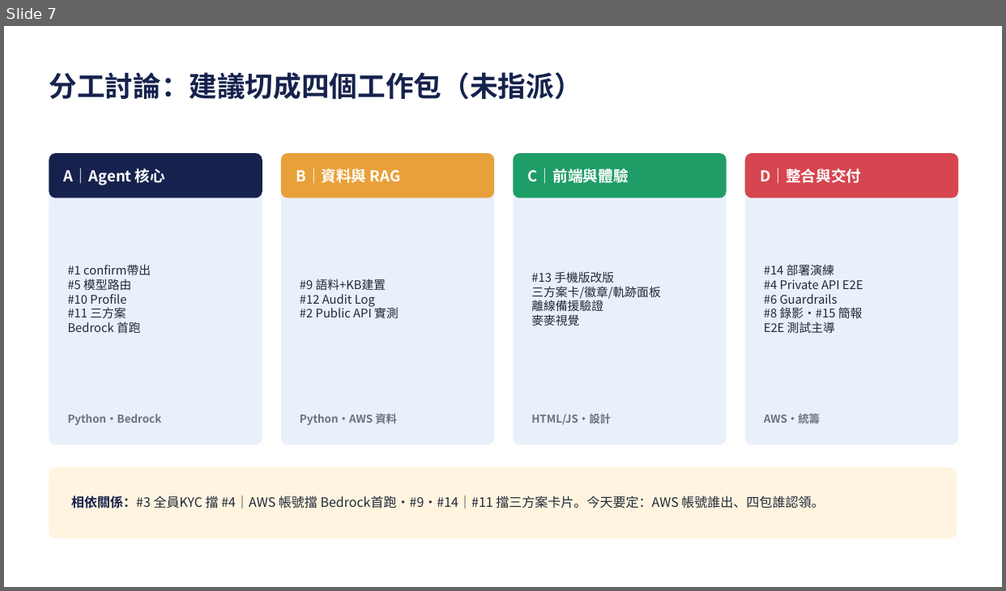
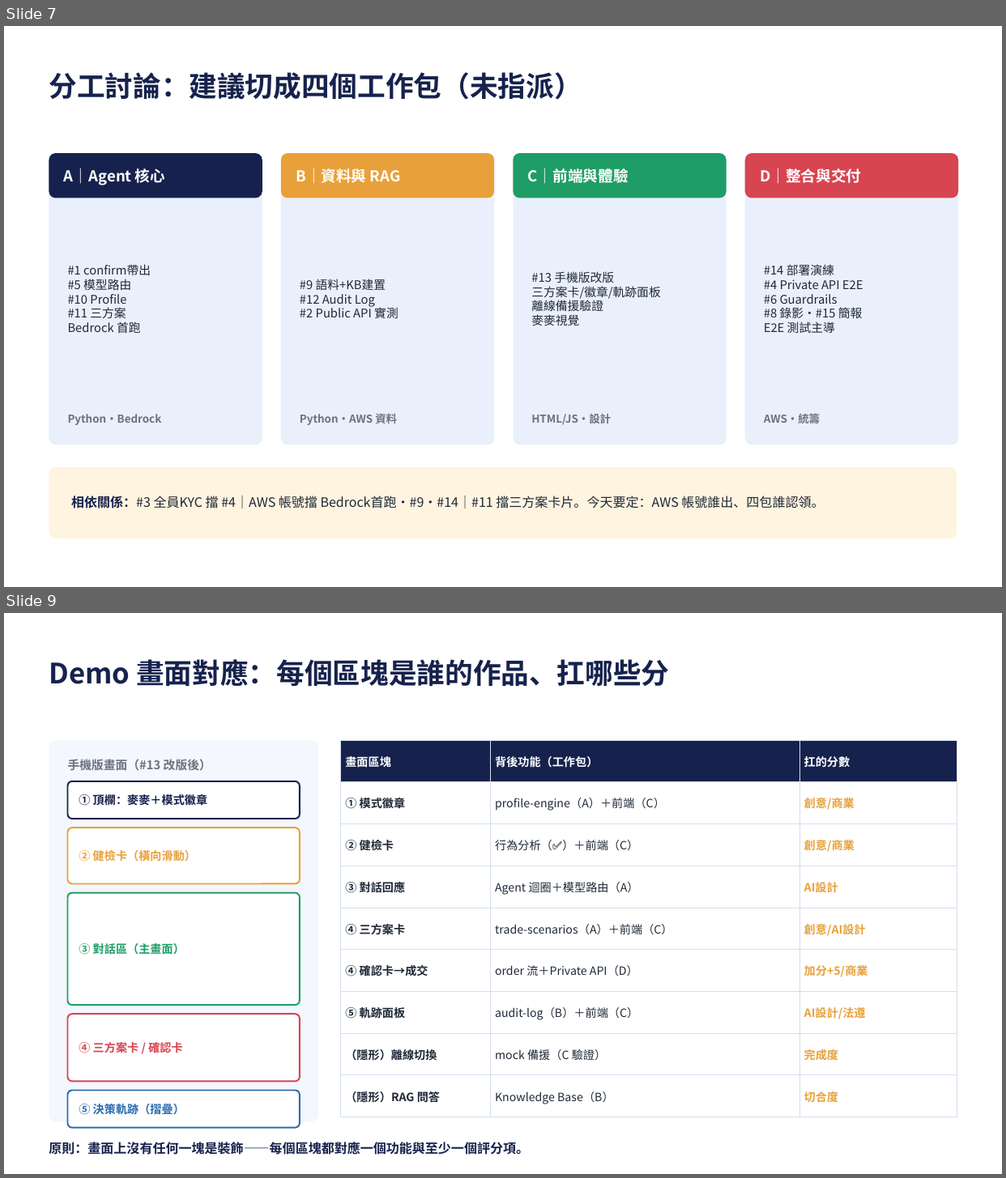
Before and after one commit to giont565/MaiMate, a slide deck: docs/工作項目狀態.pptx. Shown one above the other, each under a label of ours: slide 7 before the commit, slides 7 and 9 after it; the slides between them are not shown. The pictures are 1006x591 and 1006x1178 pixels, drawn with LibreOffice and Linux fonts; fonts in the diff are those of the drawing. Boxes give left, top, right and bottom in pixels: in the first picture for what was removed or moved away, otherwise in the second. Text is boxed around its words. In the diff, an @@ line names an element or a change of style, - is before the commit and + after.

```diff
--- a/docs/工作項目狀態.pptx
+++ b/docs/工作項目狀態.pptx
@@ slide 9 added at [4,613,1002,1174], background #FFFFFF @@
@@ text added at [49,659,669,686], 27 pt, text #16224D, bold @@
+Demo 畫面對應：每個區塊是誰的作品、扛哪些分
@@ rounded rectangle added at [49,740,318,1122], fill #F4F7FD @@
@@ table added at [341,740,957,1108], 9 rows, 3 columns @@
+畫面區塊 | 背後功能（工作包） | 扛的分數
+① 模式徽章 | profile-engine（A）＋前端（C） | 創意/商業
+② 健檢卡 | 行為分析（✅）＋前端（C） | 創意/商業
+③ 對話回應 | Agent 迴圈＋模型路由（A） | AI設計
+④ 三方案卡 | trade-scenarios（A）＋前端（C） | 創意/AI設計
+④ 確認卡→成交 | order 流＋Private API（D） | 加分+5/商業
+⑤ 軌跡面板 | audit-log（B）＋前端（C） | AI設計/法遵
+（隱形）離線切換 | mock 備援（C 驗證） | 完成度
+（隱形）RAG 問答 | Knowledge Base（B） | 切合度
@@ text added at [68,759,211,771], 11.5 pt, text #6B7280, bold @@
+手機版畫面（#13 改版後）
@@ rounded rectangle added at [68,781,300,819], fill #FFFFFF, outline #16224D 1.5 pt @@
@@ text added at [79,794,207,806], 11 pt, text #16224D, bold @@
+① 頂欄：麥麥＋模式徽章
@@ rounded rectangle added at [68,828,300,884], fill #FFFFFF, outline #E8A13A 1.5 pt @@
@@ text added at [79,850,196,862], 11 pt, text #E8A13A, bold @@
+② 健檢卡（橫向滑動）
@@ rounded rectangle added at [68,893,300,1005], fill #FFFFFF, outline #1F9D66 1.5 pt @@
@@ text added at [79,943,185,955], 11 pt, text #1F9D66, bold @@
+③ 對話區（主畫面）
@@ rounded rectangle added at [68,1014,300,1082], fill #FFFFFF, outline #D64550 1.5 pt @@
@@ text added at [79,1042,182,1054], 11 pt, text #D64550, bold @@
+④ 三方案卡 / 確認卡
@@ rounded rectangle added at [68,1091,300,1128], fill #FFFFFF, outline #2B6CB0 1.5 pt @@
@@ text added at [79,1104,185,1115], 11 pt, text #2B6CB0, bold @@
+⑤ 決策軌跡（摺疊）
@@ text added at [49,1142,529,1155], 12.5 pt, text #16224D, bold @@
+原則：畫面上沒有任何一塊是裝飾——每個區塊都對應一個功能與至少一個評分項。
```
Also in this commit, not shown: 2 other slides added, 1 other file.
